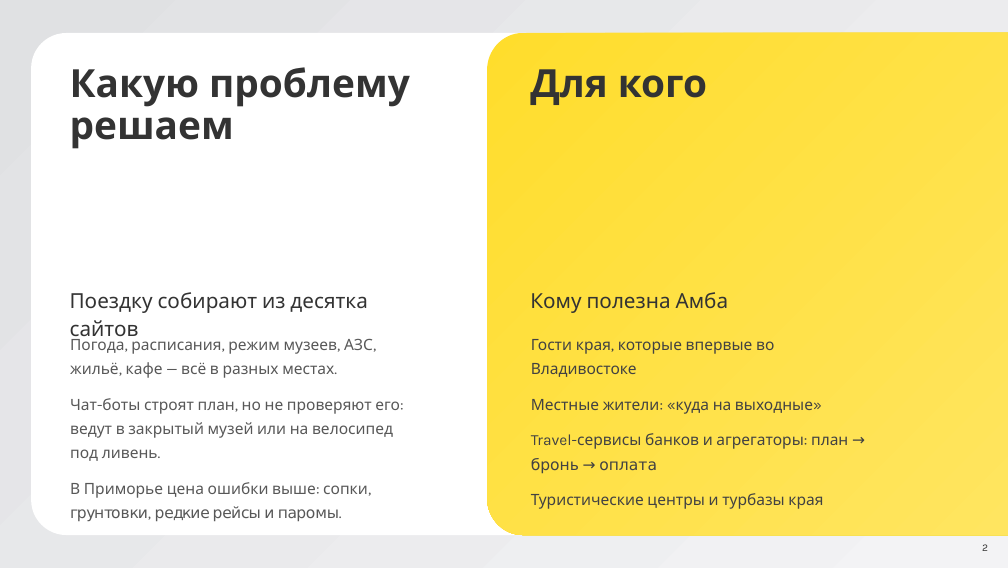
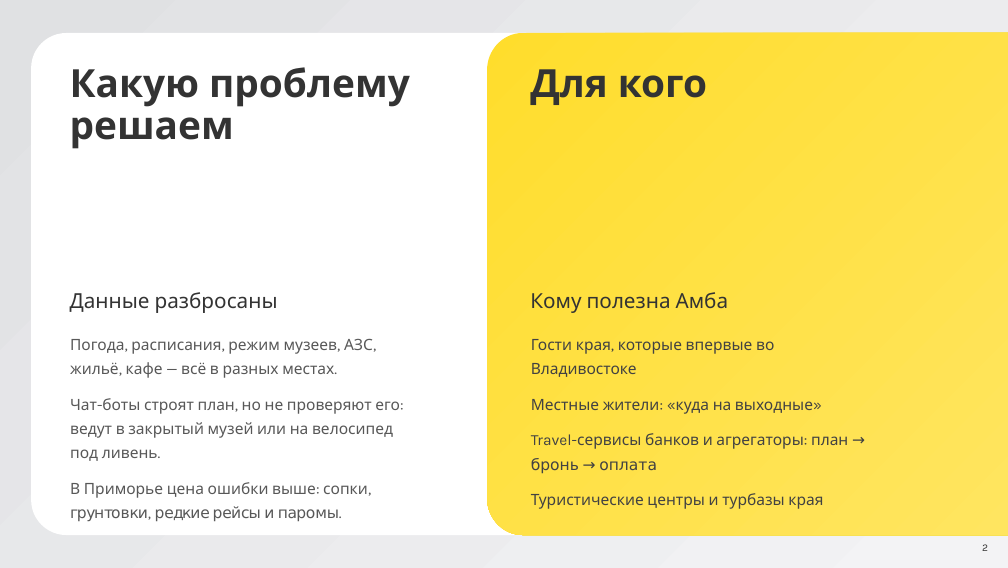
Before and after one commit to BessolitsinGleb/AI-ta, a slide deck: slide 2 of presentation/Amba_TBank.pptx. Drawn at 1008x568 pixels with LibreOffice and Linux fonts; fonts in the diff are those of the drawing. Boxes give left, top, right and bottom in pixels: in the first picture for what was removed or moved away, otherwise in the second. Text is boxed around its words. In the diff, an @@ line names an element or a change of style, - is before the commit and + after.

```diff
--- a/presentation/Amba_TBank.pptx
+++ b/presentation/Amba_TBank.pptx
@@ text at [70, 292, 278, 313]: text changed @@
-Поездку собирают из десятка сайтов
+Данные разбросаны
```
Also in this commit, not shown: 4 other slides changed, 2 other files.
